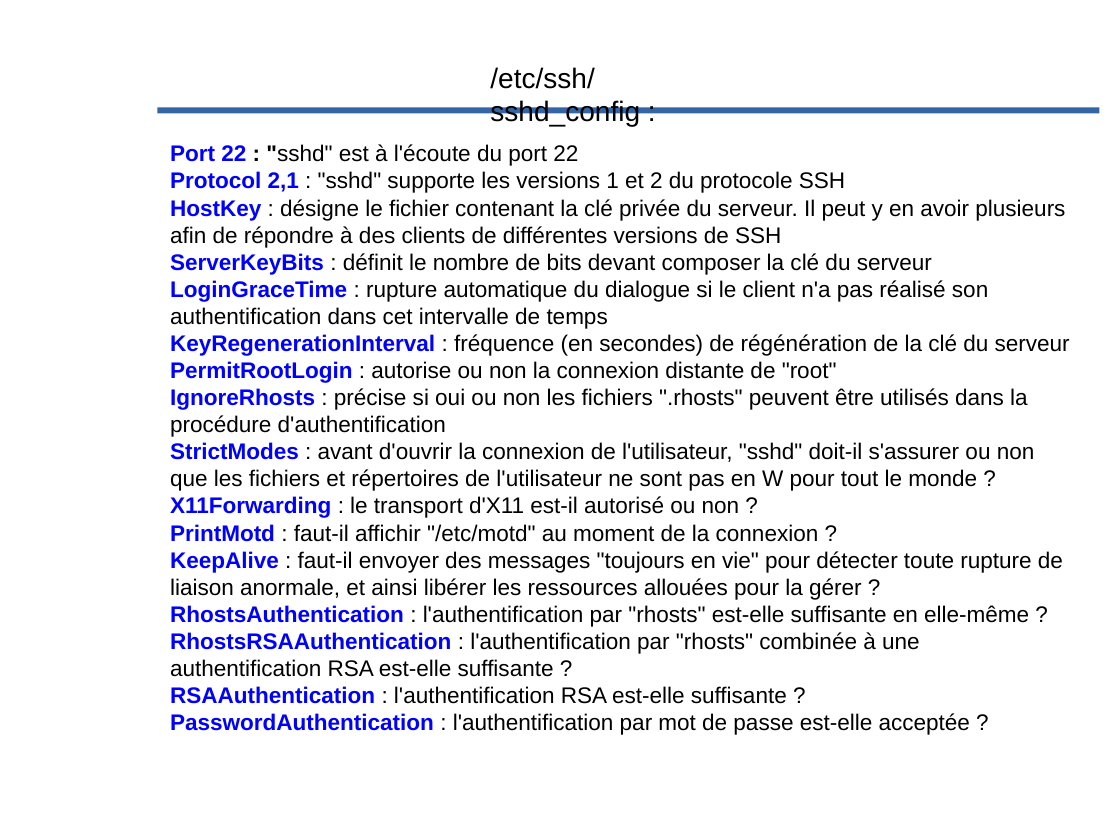
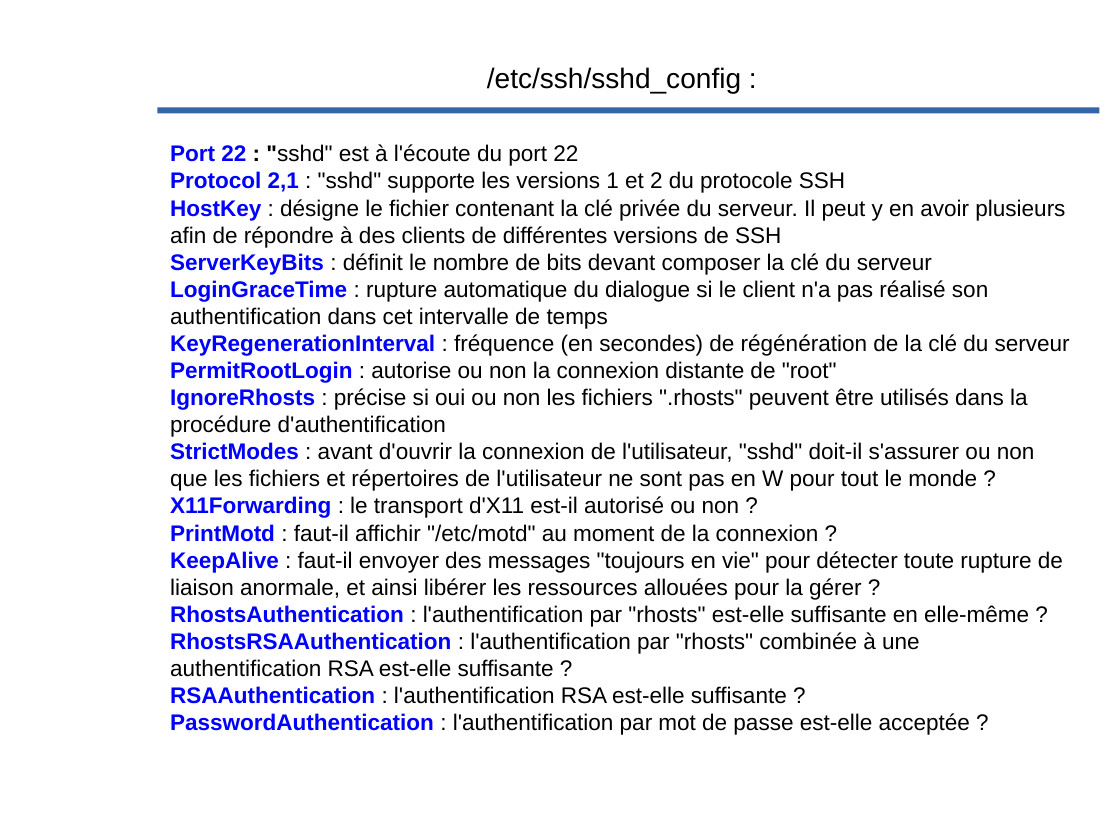
Before and after one commit to Evolix/evoformations, a slide deck: slide 48 of slides/connaissance_unix.odp. Drawn at 1120x840 pixels with LibreOffice and Linux fonts; fonts in the diff are those of the drawing; background and template pictures are left out. Boxes give left, top, right and bottom in pixels: in the first picture for what was removed or moved away, otherwise in the second. Text is boxed around its words. In the diff, an @@ line names an element or a change of style, - is before the commit and + after.

```diff
--- a/slides/connaissance_unix.odp
+++ b/slides/connaissance_unix.odp
@@ text "/etc/ssh/sshd_config :" rewrapped from [490, 67, 640, 126] to [487, 67, 741, 93] @@
```
Also in this commit, not shown: 8 other slides changed, 8 other files.
